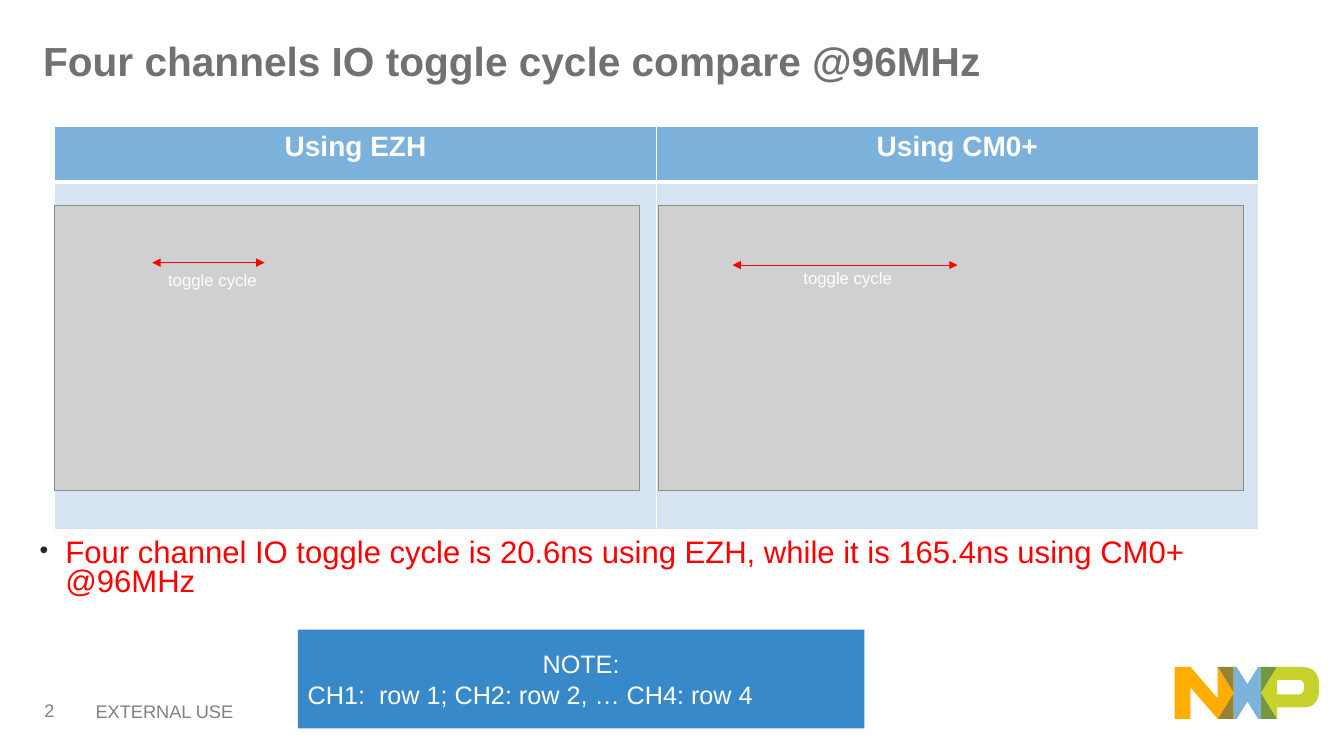
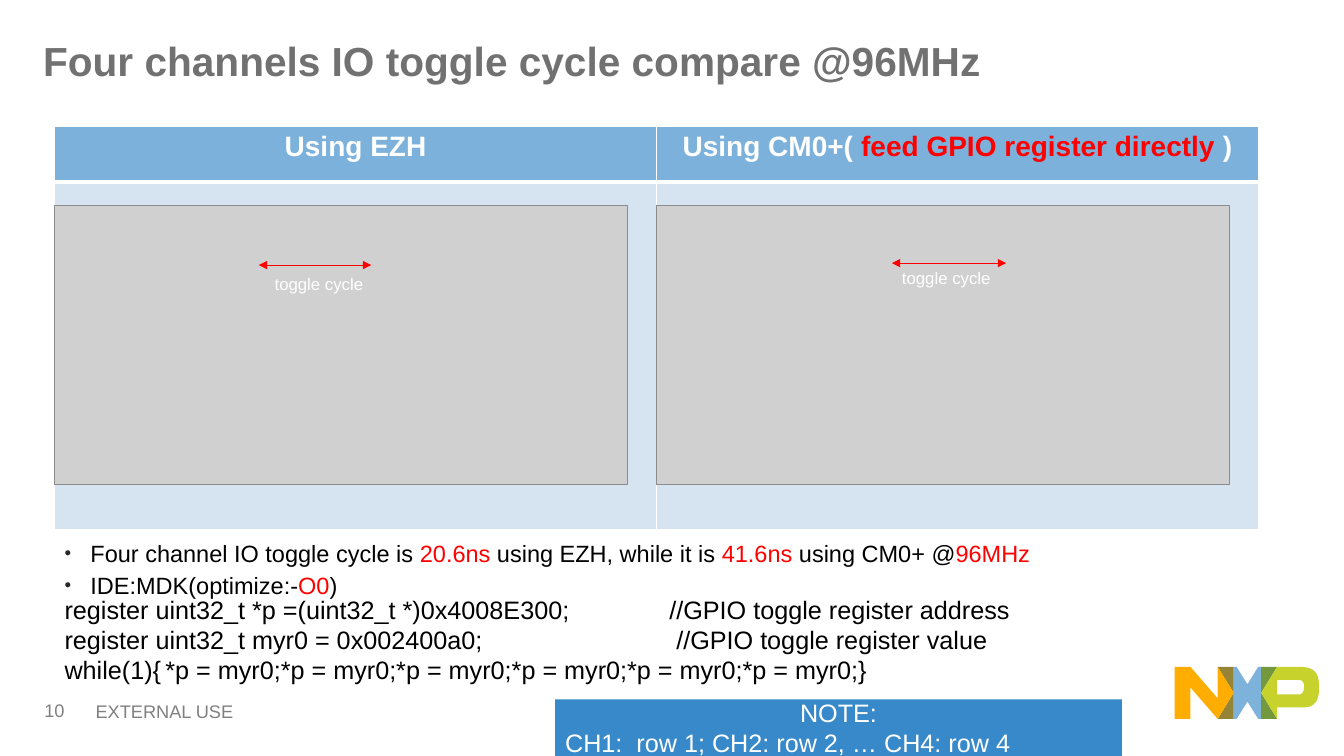
Before and after one commit to JohnWu1234/EZH_KeyScan, a slide deck: slide 11 of ezh_for_key_scan_john.pptx (slide 3 before the commit). Drawn at 1344x756 pixels with LibreOffice and Linux fonts; fonts in the diff are those of the drawing; grey boxes stand for pictures. Boxes give left, top, right and bottom in pixels: in the first picture for what was removed or moved away, otherwise in the second. Text is boxed around its words. In the diff, an @@ line names an element or a change of style, - is before the commit and + after.

Commit message:
[lpc51u68][ezh][keyscan]v2.0     1.add 150MHz perfermance     2.add GPIO toggle with SDK implement     3.update the compare slid

```diff
--- a/ezh_for_key_scan_john.pptx
+++ b/ezh_for_key_scan_john.pptx
@@ table at box(54, 126, 1258, 529) @@
-row 1, column 2: Using CM0+
+row 1, column 2: Using CM0+( feed GPIO register directly )
@@ picture: place and size @@
-picture at box(54, 206, 639, 491)
+picture at box(54, 206, 628, 485)
@@ picture: place and size @@
-picture at box(659, 206, 1244, 491)
+picture at box(656, 206, 1230, 485)
@@ double arrow moved from (152, 263) - (264, 263) to (259, 265) - (371, 265) @@
@@ text "toggle cycle": place and size @@
-text "toggle cycle" at box(168, 274, 256, 289)
+text "toggle cycle" at box(275, 278, 363, 293)
@@ text "toggle cycle": place and size @@
-text "toggle cycle" at box(803, 272, 892, 287)
+text "toggle cycle" at box(902, 272, 990, 287)
@@ double arrow moved from (733, 265) - (958, 265) to (892, 263) - (1006, 263) @@
@@ text at box(90, 545, 1030, 599): text changed; size 22.2 to 16.8 pt; text colour #FF0000 to #000000 @@
-• Four channel IO toggle cycle is 20.6ns using EZH, while it is 165.4ns using CM0+ @96MHz
+• Four channel IO toggle cycle is 20.6ns using EZH, while it is 41.6ns using CM0+ @96MHz
+• IDE:MDK(optimize:-O0)
@@ text added at box(65, 598, 1010, 685), 18 pt, text #000000 @@
+register uint32_t *p =(uint32_t *)0x4008E300; //GPIO toggle register address
+register uint32_t myr0 = 0x002400a0; //GPIO toggle register value
+while(1){ *p = myr0;*p = myr0;*p = myr0;*p = myr0;*p = myr0;*p = myr0;}
@@ page number at box(44, 704, 64, 717): text changed @@
-2
+10
@@ rectangle "NOTE:": place and size @@
-rectangle "NOTE:" at box(297, 630, 864, 729)
+rectangle "NOTE:" at box(556, 700, 1122, 756)
```
Also in this commit, not shown: 3 other slides changed, 10 slides added, 11 other files.
